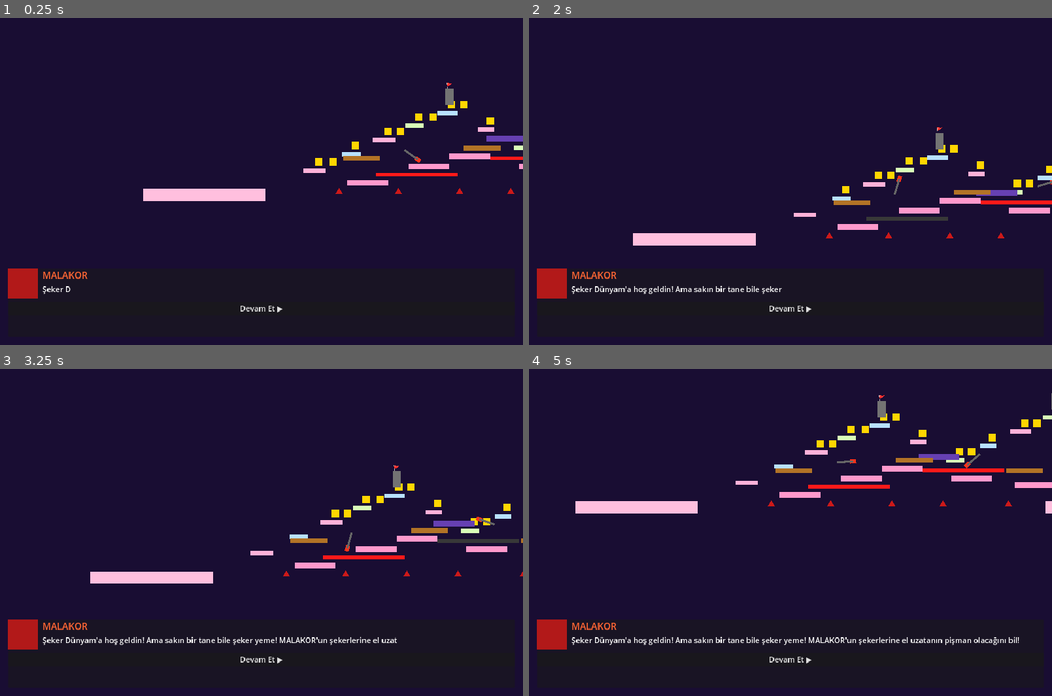
Above: before the commit, frames 1-4 (two rows, left to right).
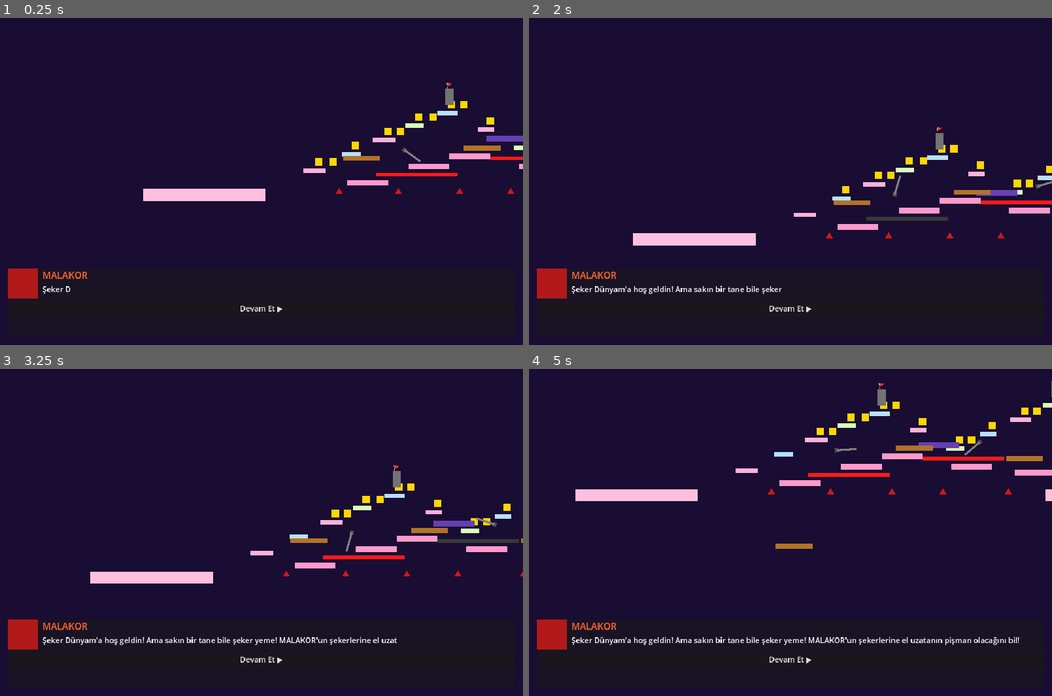
Above: after the commit, the same moments.

Repository: brktsc29-rgb/aytug_oyun
Game: Godot game, scene res://scenes/worlds/CandyWorld.tscn
The game is run twice, just before and just after one commit, with the same random seed, the same clock (stepped at 60 frames per second) and the same inputs. This scene is started directly instead of the project's main scene.
Inputs:
- Up to frame 1 (0.25 s): no input
- Up to frame 2 (2 s): hold D (move_right) from 0.53 s (still down); tap Space (jump) at 0.77, 1.52 s
- Up to frame 3 (3.25 s): release D (move_right) at 2.03 s; hold A (move_left) 2.03-2.78 s; hold D (move_right) from 2.78 s (still down); tap Space (jump) at 3.02 s
- Up to frame 4 (5 s): tap Space (jump) at 3.77, 4.52 s; release D (move_right) at 4.28 s; hold A (move_left) from 4.28 s (still down)

The runs differ from the first frame. In frame 1, less than 0.1% of the frame differs, in the area x 76-81%, y 39-45%; in frame 2, less than 0.1%; in frame 3, less than 0.1%; in frame 4, 6.5%, in the area x 8-100%, y 3-55%.
Error before the commit: Invalid access to property or key 'body_entered' on a base object of type 'null instance'. (res://scripts/traps/falling_platform.gd:24)

Commit message:
FallingPlatform ve RotatingObstacle sahneleri düzeltildi
- FallingPlatform.tscn: StandArea (Area2D) child eklendi
- RotatingObstacle.tscn: DangerArm node scriptle eşleştirildi

https://claude.ai/code/session_01JVBUcP4xHBPEqTFzaXjSMn

Diff:
--- a/Hetet/scenes/traps/FallingPlatform.tscn
+++ b/Hetet/scenes/traps/FallingPlatform.tscn
@@ -1,9 +1,12 @@
-[gd_scene load_steps=3 format=3]
+[gd_scene load_steps=4 format=3]
 
 [ext_resource type="Script" path="res://scripts/traps/falling_platform.gd" id="1"]
 
 [sub_resource type="RectangleShape2D" id="RectangleShape2D_1"]
 size = Vector2(180.0, 24.0)
+
+[sub_resource type="RectangleShape2D" id="RectangleShape2D_2"]
+size = Vector2(180.0, 10.0)
 
 [node name="FallingPlatform" type="AnimatableBody2D"]
 script = ExtResource("1")
@@ -20,3 +23,13 @@
 
 [node name="CollisionShape2D" type="CollisionShape2D" parent="."]
 shape = SubResource("RectangleShape2D_1")
+
+[node name="StandArea" type="Area2D" parent="."]
+collision_layer = 0
+collision_mask = 2
+monitoring = true
+monitorable = false
+
+[node name="StandShape" type="CollisionShape2D" parent="StandArea"]
+position = Vector2(0.0, -11.0)
+shape = SubResource("RectangleShape2D_2")
--- a/Hetet/scenes/traps/RotatingObstacle.tscn
+++ b/Hetet/scenes/traps/RotatingObstacle.tscn
@@ -2,34 +2,32 @@
 
 [ext_resource type="Script" path="res://scripts/traps/rotating_obstacle.gd" id="1"]
 
-[sub_resource type="RectangleShape2D" id="RectangleShape2D_1"]
-size = Vector2(30.0, 20.0)
+[sub_resource type="CircleShape2D" id="CircleShape2D_1"]
+radius = 16.0
 
 [node name="RotatingObstacle" type="Node2D"]
 script = ExtResource("1")
 
-[node name="Arm" type="Node2D" parent="."]
+[node name="PivotVisual" type="ColorRect" parent="."]
+offset_left = -10.0
+offset_top = -10.0
+offset_right = 10.0
+offset_bottom = 10.0
+color = Color(0.3, 0.3, 0.3, 1)
 
-[node name="DangerArea" type="Area2D" parent="Arm"]
-position = Vector2(80, 0)
+[node name="DangerArm" type="Area2D" parent="."]
+position = Vector2(80.0, 0.0)
 collision_layer = 4
 collision_mask = 2
 monitoring = true
 monitorable = false
 
-[node name="Visual" type="ColorRect" parent="Arm/DangerArea"]
-offset_left = -15.0
-offset_top = -10.0
-offset_right = 15.0
-offset_bottom = 10.0
-color = Color(1, 0.2, 0.1, 1)
+[node name="ArmRect" type="ColorRect" parent="DangerArm"]
+offset_left = -80.0
+offset_top = -5.0
+offset_right = 16.0
+offset_bottom = 5.0
+color = Color(0.5, 0.5, 0.5, 1)
 
-[node name="CollisionShape2D" type="CollisionShape2D" parent="Arm/DangerArea"]
-shape = SubResource("RectangleShape2D_1")
-
-[node name="ArmVisual" type="ColorRect" parent="Arm"]
-offset_left = 0.0
-offset_top = -5.0
-offset_right = 80.0
-offset_bottom = 5.0
-color = Color(0.4, 0.4, 0.4, 1)
+[node name="CollisionShape2D" type="CollisionShape2D" parent="DangerArm"]
+shape = SubResource("CircleShape2D_1")
